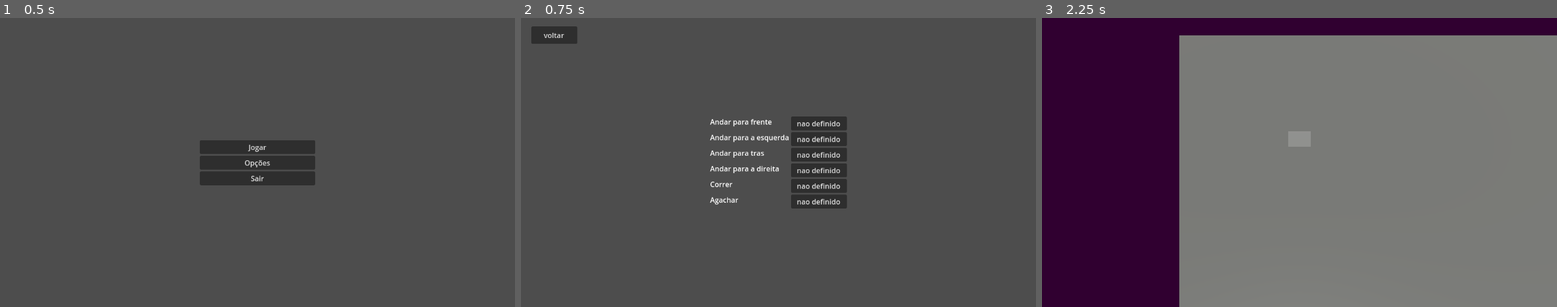
Above: before the commit, frames 1-3 (left to right).
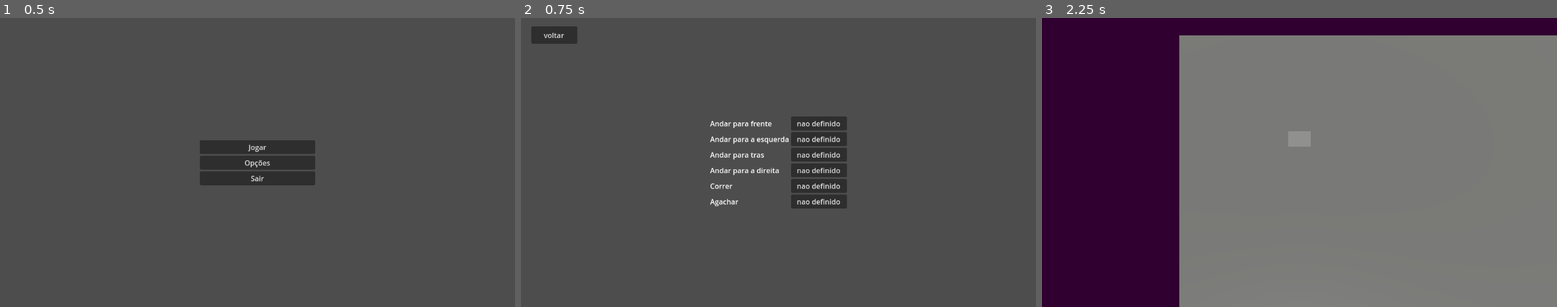
Above: after the commit, the same moments.

Repository: FellowshipOfTheGame/Hotel-Ponte-Negra
Game: Godot game, scene res://scenes/menus/menuPrincipal.tscn
Two runs of this game, one before a commit and one after it. Both use one fixed random seed, a clock stepped at 60 frames per second and the inputs below.
Inputs:
- Up to frame 1 (0.5 s): no input
- Up to frame 2 (0.75 s): click "Opções" at 0.5 s
- Up to frame 3 (2.25 s): click "voltar" at 1.25 s; click "Jogar" at 2 s

Frame 1 is identical in both runs. In frame 2, 0.8% of the frame differs, in the area x 36-52%, y 34-66%; in frame 3, nothing differs.

Commit message:
BoxContainers -> GridContainer

Diff:
--- a/scenes/menus/menuOpcoes.tscn
+++ b/scenes/menus/menuOpcoes.tscn
@@ -20,7 +20,7 @@
 offset_bottom = 58.0
 text = "voltar"
 
-[node name="VBoxContainer" type="HBoxContainer" parent="."]
+[node name="VBoxContainer" type="GridContainer" parent="."]
 layout_mode = 1
 anchors_preset = 8
 anchor_left = 0.5
@@ -30,94 +30,77 @@
 offset_left = -153.0
 offset_top = -103.0
 offset_right = 153.0
-offset_bottom = 103.0
+offset_bottom = 265.0
 grow_horizontal = 2
 grow_vertical = 2
+columns = 2
 
-[node name="HBoxContainer1" type="VBoxContainer" parent="VBoxContainer"]
+[node name="Label" type="Label" parent="VBoxContainer"]
 layout_mode = 2
+text = "Andar para frente"
+vertical_alignment = 1
 
-[node name="Label" type="Label" parent="VBoxContainer/HBoxContainer1"]
-layout_mode = 2
-size_flags_horizontal = 3
-size_flags_vertical = 2
-text = "Andar para frente"
-
-[node name="Label2" type="Label" parent="VBoxContainer/HBoxContainer1"]
-layout_mode = 2
-size_flags_horizontal = 3
-size_flags_vertical = 2
-text = "Andar para a esquerda"
-
-[node name="Label3" type="Label" parent="VBoxContainer/HBoxContainer1"]
-layout_mode = 2
-size_flags_horizontal = 3
-size_flags_vertical = 2
-text = "Andar para tras"
-
-[node name="Label4" type="Label" parent="VBoxContainer/HBoxContainer1"]
-layout_mode = 2
-size_flags_horizontal = 3
-size_flags_vertical = 2
-text = "Andar para a direita"
-
-[node name="Label5" type="Label" parent="VBoxContainer/HBoxContainer1"]
-layout_mode = 2
-size_flags_horizontal = 3
-size_flags_vertical = 2
-text = "Correr"
-
-[node name="Label6" type="Label" parent="VBoxContainer/HBoxContainer1"]
-layout_mode = 2
-size_flags_horizontal = 3
-size_flags_vertical = 2
-text = "Agachar"
-
-[node name="HBoxContainer2" type="VBoxContainer" parent="VBoxContainer"]
-layout_mode = 2
-
-[node name="Button" type="Button" parent="VBoxContainer/HBoxContainer2"]
-custom_minimum_size = Vector2(125, 0)
+[node name="Button" type="Button" parent="VBoxContainer"]
 layout_mode = 2
 size_flags_horizontal = 3
 focus_mode = 1
 text = "nao definido"
 script = ExtResource("2_56qx3")
 
-[node name="Button2" type="Button" parent="VBoxContainer/HBoxContainer2"]
-custom_minimum_size = Vector2(125, 0)
+[node name="Label2" type="Label" parent="VBoxContainer"]
+layout_mode = 2
+text = "Andar para a esquerda"
+vertical_alignment = 1
+
+[node name="Button2" type="Button" parent="VBoxContainer"]
 layout_mode = 2
 size_flags_horizontal = 3
 focus_mode = 1
 text = "nao definido"
 script = ExtResource("2_56qx3")
 
-[node name="Button3" type="Button" parent="VBoxContainer/HBoxContainer2"]
-custom_minimum_size = Vector2(125, 0)
+[node name="Label3" type="Label" parent="VBoxContainer"]
+layout_mode = 2
+text = "Andar para tras"
+vertical_alignment = 1
+
+[node name="Button3" type="Button" parent="VBoxContainer"]
 layout_mode = 2
 size_flags_horizontal = 3
 focus_mode = 1
 text = "nao definido"
 script = ExtResource("2_56qx3")
 
-[node name="Button4" type="Button" parent="VBoxContainer/HBoxContainer2"]
-custom_minimum_size = Vector2(125, 0)
+[node name="Label4" type="Label" parent="VBoxContainer"]
+layout_mode = 2
+text = "Andar para a direita"
+vertical_alignment = 1
+
+[node name="Button4" type="Button" parent="VBoxContainer"]
 layout_mode = 2
 size_flags_horizontal = 3
 focus_mode = 1
 text = "nao definido"
 script = ExtResource("2_56qx3")
 
-[node name="Button5" type="Button" parent="VBoxContainer/HBoxContainer2"]
-custom_minimum_size = Vector2(125, 0)
+[node name="Label5" type="Label" parent="VBoxContainer"]
+layout_mode = 2
+text = "Correr"
+vertical_alignment = 1
+
+[node name="Button5" type="Button" parent="VBoxContainer"]
 layout_mode = 2
 size_flags_horizontal = 3
 focus_mode = 1
 text = "nao definido"
 script = ExtResource("2_56qx3")
 
-[node name="Button6" type="Button" parent="VBoxContainer/HBoxContainer2"]
-custom_minimum_size = Vector2(125, 0)
+[node name="Label6" type="Label" parent="VBoxContainer"]
+layout_mode = 2
+text = "Agachar"
+vertical_alignment = 1
+
+[node name="Button6" type="Button" parent="VBoxContainer"]
 layout_mode = 2
 size_flags_horizontal = 3
 focus_mode = 1
--- a/scripts/definirControle.gd
+++ b/scripts/definirControle.gd
@@ -1,7 +1,7 @@
 extends Button
 
 
-func _gui_input(event: InputEvent) -> void:
+func _input(event: InputEvent) -> void:
 	if event is InputEventKey:if has_focus():
 		text=OS.get_keycode_string(event.keycode)
 		release_focus()
Not shown: 1 places in scenes/characters/player/player.tscn that only renumber resources
